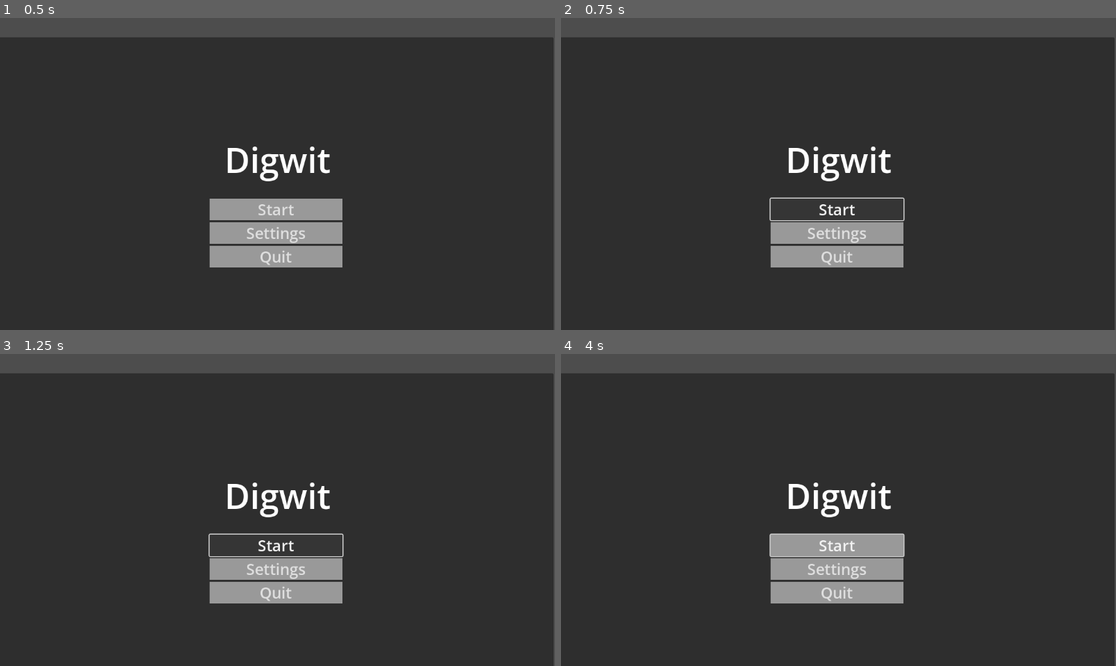
Above: before the commit, frames 1-4 (two rows, left to right).
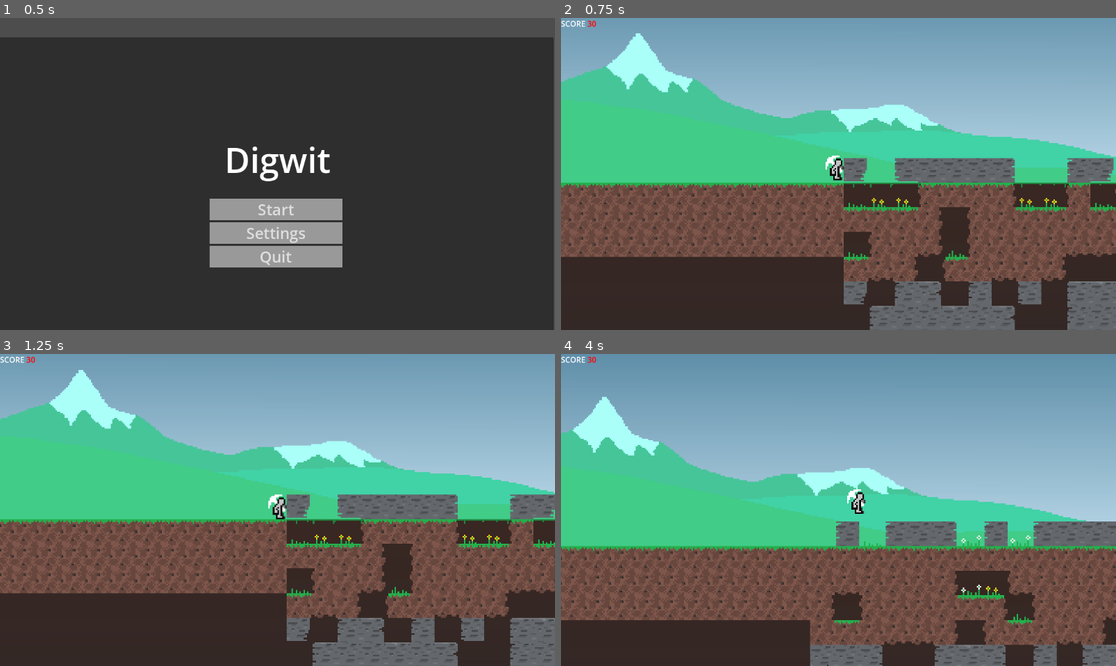
Above: after the commit, the same moments.

Repository: d-v-b/ld58
Game: Godot game, scene res://scenes/main_menu.tscn
The game is run twice, just before and just after one commit, with the same random seed, the same clock (stepped at 60 frames per second) and the same inputs.
Inputs (mouse positions are in pixels of both pictures, inside the frame that each line leads up to):
- Up to frame 1 (0.5 s): no input
- Up to frame 2 (0.75 s): click "Start" at 0.5 s
- Up to frame 3 (1.25 s): no input
- Up to frame 4 (4 s): click (838, 544) at 1.25 s, where only the run before the commit has a clickable "Start"; tap Enter at 2 s; move the mouse to (960, 494) at 2.02 s; hold D (move_right) 2.03-2.75 s; tap X (action_die) at 2.1 s; tap Space (action_jump) at 2.27, 3.5, 3.77 s; click (838, 531) at 2.75 s, where only the run after the commit has a clickable "Play again"; move the mouse to (727, 525) at 3.52 s; hold D (move_right) from 3.53 s (still down); tap F (action_mine) at 3.6 s

Frame 1 is identical in both runs. In frame 2, 82% of the frame differs, in the area x 0-100%, y 0-100%; in frame 3, 82%; in frame 4, 90%.

Commit message:
Fixing merge

Diff:
--- a/Collector/scenes/game.tscn
+++ b/Collector/scenes/game.tscn
@@ -3,6 +3,11 @@
 [ext_resource type="Script" uid="uid://b7k8d2qq5wept" path="res://scripts/game.gd" id="1_qbsmt"]
 [ext_resource type="Texture2D" uid="uid://dxsqek77lhtb8" path="res://assets/texture_atlas_2.png" id="2_0tnpc"]
 [ext_resource type="PackedScene" uid="uid://cgohnh6jevo5g" path="res://scenes/player.tscn" id="2_cpr0p"]
+[ext_resource type="Script" uid="uid://db355ejlq8pme" path="res://scripts/world_grid.gd" id="2_gee14"]
+[ext_resource type="Script" uid="uid://jvqkm5cklhsy" path="res://scripts/world-renderer2.gd" id="2_iywne"]
+[ext_resource type="PackedScene" uid="uid://swkim5fvj60i" path="res://scenes/mining_block.tscn" id="2_lnu2h"]
+[ext_resource type="Shader" uid="uid://cooqlchtpyu2w" path="res://shaders/world_renderer.gdshader" id="2_u5sy4"]
+[ext_resource type="Texture2D" uid="uid://dk8t6jicr21ax" path="res://assets/texture_atlas.png" id="3_gee14"]
 [ext_resource type="Script" uid="uid://upb4cf8v7m5a" path="res://scripts/world_tile.gd" id="3_vtaks"]
 [ext_resource type="PackedScene" uid="uid://bgh183yp2hi7y" path="res://scenes/hud.tscn" id="4_lbhrr"]
 [ext_resource type="Texture2D" uid="uid://bxlqn601e7qbm" path="res://assets/TopBackground.png" id="11_kvpfn"]
--- a/Collector/scenes/player.tscn
+++ b/Collector/scenes/player.tscn
@@ -1,10 +1,25 @@
-[gd_scene load_steps=15 format=3 uid="uid://cgohnh6jevo5g"]
+[gd_scene load_steps=18 format=3 uid="uid://cgohnh6jevo5g"]
 
 [ext_resource type="Script" uid="uid://chmfrm6bvpxm1" path="res://scripts/player.gd" id="1_t5m8q"]
 [ext_resource type="PackedScene" uid="uid://cm5fktnx76hjo" path="res://scenes/mining_direction.tscn" id="2_g2els"]
 [ext_resource type="PackedScene" uid="uid://26fueigt1juq" path="res://scenes/mining_block_selector.tscn" id="3_qhqgy"]
 [ext_resource type="Texture2D" uid="uid://d3ugus8k8pc57" path="res://assets/char_mine.png" id="4_dqkch"]
-[ext_resource type="Script" uid="uid://dxa2oseq1vhx4" path="res://scenes/player_animations.gd" id="5_qlg0r"]
+[ext_resource type="Script" path="res://scenes/player_animations.gd" id="5_qlg0r"]
+
+[sub_resource type="Animation" id="Animation_dqkch"]
+length = 0.001
+tracks/0/type = "value"
+tracks/0/imported = false
+tracks/0/enabled = true
+tracks/0/path = NodePath("AnimatedSprite2D:modulate")
+tracks/0/interp = 1
+tracks/0/loop_wrap = true
+tracks/0/keys = {
+"times": PackedFloat32Array(0),
+"transitions": PackedFloat32Array(1),
+"update": 0,
+"values": [Color(1, 1, 1, 1)]
+}
 
 [sub_resource type="Animation" id="Animation_qhqgy"]
 resource_name = "player_death"
@@ -20,21 +35,6 @@
 "transitions": PackedFloat32Array(1, 1),
 "update": 0,
 "values": [Color(1, 1, 1, 1), Color(0, 0, 0, 1)]
-}
-
-[sub_resource type="Animation" id="Animation_dqkch"]
-length = 0.001
-tracks/0/type = "value"
-tracks/0/imported = false
-tracks/0/enabled = true
-tracks/0/path = NodePath("AnimatedSprite2D:modulate")
-tracks/0/interp = 1
-tracks/0/loop_wrap = true
-tracks/0/keys = {
-"times": PackedFloat32Array(0),
-"transitions": PackedFloat32Array(1),
-"update": 0,
-"values": [Color(1, 1, 1, 1)]
 }
 
 [sub_resource type="AnimationLibrary" id="AnimationLibrary_qlg0r"]
--- a/Collector/scripts/world_grid.gd
+++ b/Collector/scripts/world_grid.gd
@@ -1,5 +1,5 @@
 #@tool
-#extends Node2D
+extends Node2D
 #class_name WorldGrid
 #
 #const SIZE = Vector2(64, 64)
--- a/Collector/scripts/world_tile.gd
+++ b/Collector/scripts/world_tile.gd
@@ -4,23 +4,27 @@
 
 const _size = Vector2i(64, 64)
 
-var grid := []
+var grid: Array[Array]
 
 func _ready() -> void:
-	for x in _size.x:
+	for y in _size.y:
 		grid.append([])
-		for y in _size.y:
+		for x in _size.x:
 			var _cell = WorldCell.new()
 			var material = 1 if (y < 4) else 2
 			var rand_value = randi_range(0, 4)
 
 			if rand_value == 0:
-				#set_cell(Vector2i(x, y), -1, Vector2i(-1, -1))
 				_cell.value = 0
 			else:
-				#set_cell(Vector2i(x, y), 1, Vector2i(1, 2))
 				_cell.value = material
 
+			_cell.position = Vector2i(x, y)
+			_cell.world_position = position_grid_to_world(_cell.position)
+			grid[y].append(_cell)
+
+	for y in range(-1, _size.y):
+		for x in _size.x:
 			if y == _size.y - 1:
 				set_cell(Vector2i(x, y), 1, Vector2i(4, 0)  + choose_air_offset(x, y))
 			elif grid[y][x].value == 1:
@@ -30,24 +34,19 @@
 			else:
 				set_cell(Vector2i(x, y), 1, Vector2i(4, 0)  + choose_air_offset(x, y))
 
-
-			_cell.position = Vector2i(x, y)
-			_cell.world_position = position_grid_to_world(_cell.position)
-			grid[x].append(_cell)
-
 func position_grid_to_world(grid_position: Vector2i) -> Vector2:
 	var world_position := Vector2(grid_position * tile_set.tile_size + tile_set.tile_size / 2)
 	return world_position
 
 func position_world_to_grid(world_position: Vector2) -> Vector2i:
 	var grid_position = Vector2i(world_position) / tile_set.tile_size
-	var cell = grid[grid_position.x][grid_position.y]
+	var cell = grid[grid_position.y][grid_position.x]
 	if cell:
 		cell.build()
 	return grid_position
 
 func get_grid_cell(grid_position: Vector2i) -> MiningBlock:
-	return grid[grid_position.x][grid_position.y].mining_block
+	return grid[grid_position.y][grid_position.x].mining_block
 
 func choose_tile_offset(x: int, y: int) -> Vector2i:
 	var max_y := grid.size() - 1
Not shown: 1 places in Collector/scenes/death.tscn that only renumber resources
